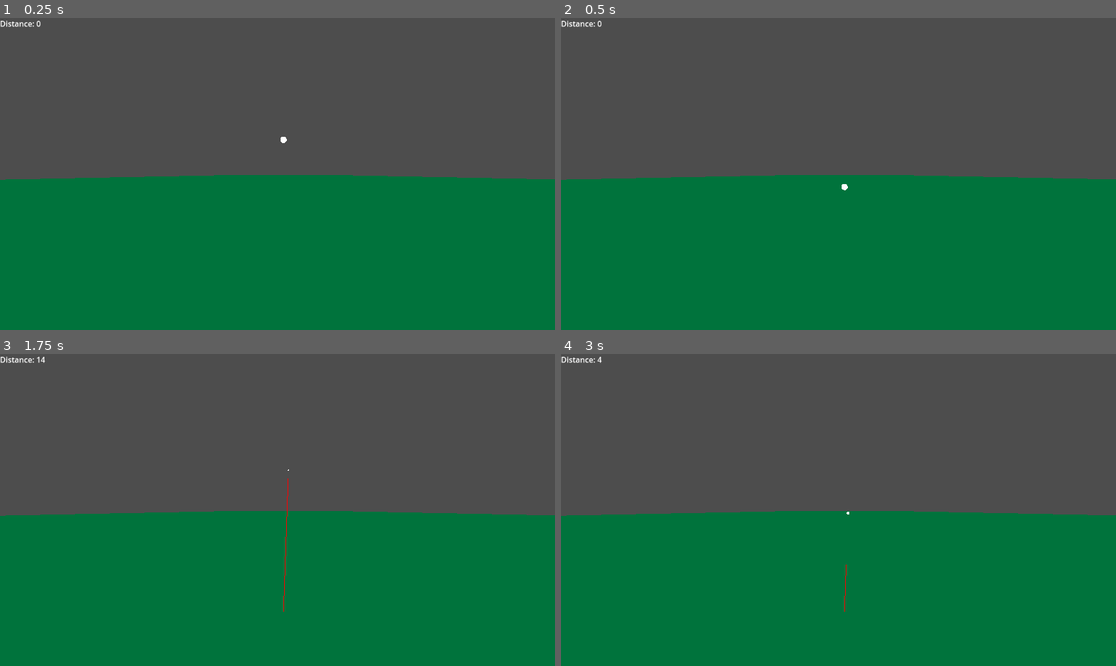
Above: before the commit, frames 1-4 (two rows, left to right).
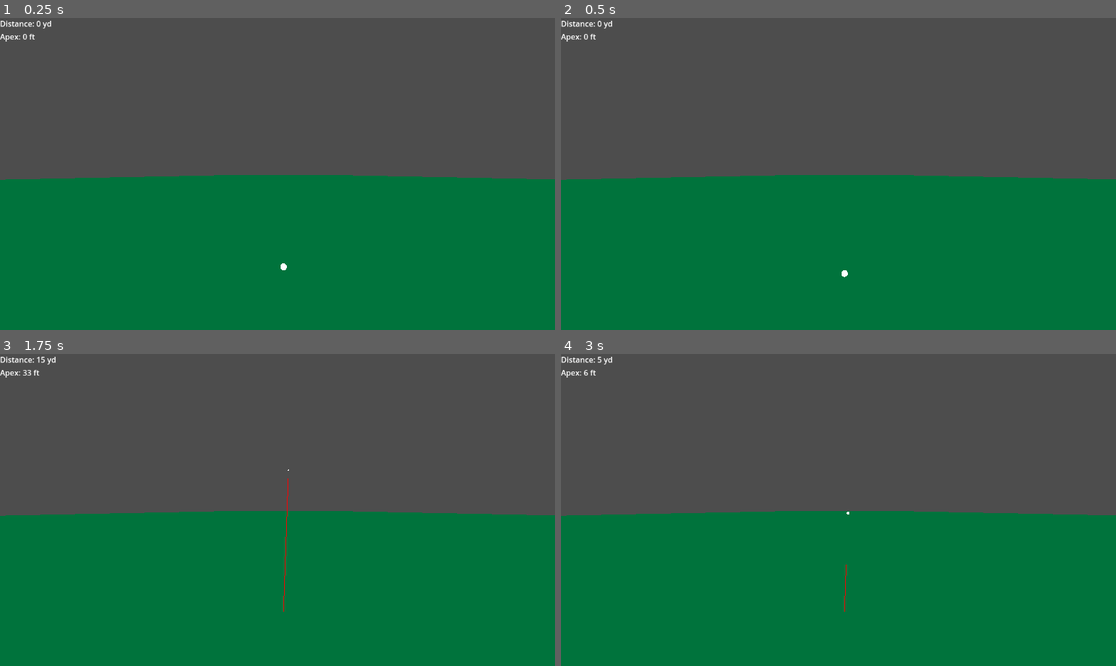
Above: after the commit, the same moments.

Repository: jhauck2/JaySimG
Game: Godot game, scene res://range.tscn
Two runs of this game, one before a commit and one after it. Both use one fixed random seed, a clock stepped at 60 frames per second and the inputs below.
Inputs:
- Up to frame 1 (0.25 s): no input
- Up to frame 2 (0.5 s): no input
- Up to frame 3 (1.75 s): tap H (hit) at 0.6, 1.35 s; tap Enter at 1.25 s
- Up to frame 4 (3 s): tap R (reset) at 2, 2.75 s; tap H (hit) at 2.1, 2.85 s

The runs differ from the first frame. In frame 1, 0.1% of the frame differs, in the area x 0-52%, y 0-81%; in frame 2, 0.1%; in frame 3, less than 0.1%; in frame 4, less than 0.1%.

Commit message:
finished implementing TCP funtionality

Diff:
--- a/ball.gd
+++ b/ball.gd
@@ -27,7 +27,7 @@
 	pass
 
 
-func _process(delta: float) -> void:
+func _process(_delta: float) -> void:
 	pass
 
 # Called every frame. 'delta' is the elapsed time since the previous frame.
@@ -161,6 +161,14 @@
 	velocity = Vector3(44.7*cos(20.8*PI/180.0)*cos(1.7*PI/180.0), 44.7*sin(20.8*PI/180.0), 44.7*sin(1.7*PI/180.0))
 	omega = Vector3(0.0, 784.0*sin(2.7*PI/180.0), 784.0*cos(2.7*PI/180.0))
 
+func hit_from_data(data : Dictionary):
+	position = Vector3(0.0, 0.05, 0.0)
+	velocity = Vector3(data["Speed"]*0.44704, 0, 0).rotated(
+					Vector3(0.0, 0.0, 1.0), data["VLA"]*PI/180.0).rotated(
+						Vector3(1.0, 0.0, 0.0), data["HLA"]*PI/180.0)
+	omega = Vector3(0.0, 0.0, data["TotalSpin"]*0.10472).rotated(Vector3(1.0, 0.0, 0.0), -data["SpinAxis"]*PI/180)
+
+
 func reset():
 	position = Vector3(0.0, 0.1, 0.0)
 	velocity = Vector3.ZERO
--- a/ball_trail.gd
+++ b/ball_trail.gd
@@ -9,7 +9,7 @@
 	mesh = ImmediateMesh.new()
 	material.shading_mode = BaseMaterial3D.SHADING_MODE_UNSHADED
 
-func _process(delta):
+func _process(_delta):
 	draw()
 
 func setColor(a):
--- a/range.gd
+++ b/range.gd
@@ -7,7 +7,10 @@
 var tcp_server : TCPServer = TCPServer.new()
 var tcp_connection : StreamPeerTCP = null
 var tcp_connected : bool = false
-var tcp_data : String = ""
+var tcp_data : Array = []
+var tcp_string : String = ""
+var shot_data : Dictionary
+var apex := 0
 
 # Called when the node enters the scene tree for the first time.
 func _ready() -> void:
@@ -24,14 +27,35 @@
 			tcp_connected = true
 	else: # read from the connection
 		tcp_connection.poll()
-		if tcp_connection.get_status() == StreamPeerTCP.STATUS_NONE: #disconnected
+		var tcp_status : StreamPeerTCP.Status = tcp_connection.get_status()
+		if tcp_status == StreamPeerTCP.STATUS_NONE: #disconnected
 			tcp_connected = false
-		else:
-			tcp_data = tcp_connection.get_string()
+			print("tcp disconnected")
+		elif tcp_status == StreamPeerTCP.STATUS_CONNECTED:
+			var bytes_avail := 0
+			tcp_data = []
+			bytes_avail = tcp_connection.get_available_bytes()
+			if bytes_avail > 0:
+				tcp_data = tcp_connection.get_data(bytes_avail)
 			if tcp_data:
-				print(tcp_data)
+				tcp_string = ""
+				for byte in tcp_data[1]:
+					tcp_string += char(byte)
 
-	$Label.text = "Distance: " + str(int($Ball.position.x))
+				var json := JSON.new()
+				var error := json.parse(tcp_string)
+				if error == OK:
+					shot_data = json.data
+					if shot_data["ShotDataOptions"]["ContainsBallData"]:
+						$BallTrail.call_deferred("clear_points")
+						$Ball.call_deferred("hit_from_data", shot_data["BallData"])
+						track_points = true
+						$BallTrail.add_point($Ball.position)
+
+
+	$VBoxContainer/Label.text = "Distance: " + str(int(Vector2($Ball.position.x, $Ball.position.z).length()*1.09361)) + " yd"
+	apex = max(apex, int($Ball.position.y*1.09361))
+	$VBoxContainer/Label2.text = "Apex: " + str(apex*3) + " ft"
 	if Input.is_action_just_pressed("hit"):
 		$BallTrail.call_deferred("clear_points")
 		$Ball.call_deferred("hit")
@@ -39,6 +63,7 @@
 		$BallTrail.add_point($Ball.position)
 	if Input.is_action_just_pressed("reset"):
 		$Ball.call_deferred("reset")
+		apex = 0
 		track_points = false
 		$BallTrail.clear_points()
 
--- a/range.tscn
+++ b/range.tscn
@@ -53,7 +53,7 @@
 mesh = SubResource("BoxMesh_d1a0v")
 
 [node name="Ball" type="CharacterBody3D" parent="."]
-transform = Transform3D(1, 0, 0, 0, 1, 0, 0, 0, 1, 0, 3, 0)
+transform = Transform3D(1, 0, 0, 0, 1, 0, 0, 0, 1, 0, 0.5, 0)
 script = ExtResource("1_60es3")
 
 [node name="CollisionShape3D" type="CollisionShape3D" parent="Ball"]
@@ -65,11 +65,6 @@
 [node name="Camera3D" type="Camera3D" parent="."]
 transform = Transform3D(0.0296662, 0, -0.99956, 0, 1, 0, 0.99956, 0, 0.0296662, -4, 2, 0)
 
-[node name="Label" type="Label" parent="."]
-offset_right = 40.0
-offset_bottom = 23.0
-text = "Distance: "
-
 [node name="DirectionalLight3D" type="DirectionalLight3D" parent="."]
 transform = Transform3D(1, 0, 0, 0, 1, 0, 0, 0, 1, 67.956, 49.7616, 0)
 light_energy = 16.0
@@ -79,4 +74,16 @@
 mesh = SubResource("ImmediateMesh_d1a0v")
 script = ExtResource("3_4jr3s")
 
+[node name="VBoxContainer" type="VBoxContainer" parent="."]
+offset_right = 40.0
+offset_bottom = 40.0
+
+[node name="Label" type="Label" parent="VBoxContainer"]
+layout_mode = 2
+text = "Distance: "
+
+[node name="Label2" type="Label" parent="VBoxContainer"]
+layout_mode = 2
+text = "Apex: "
+
 [connection signal="rest" from="Ball" to="." method="_on_ball_rest"]
